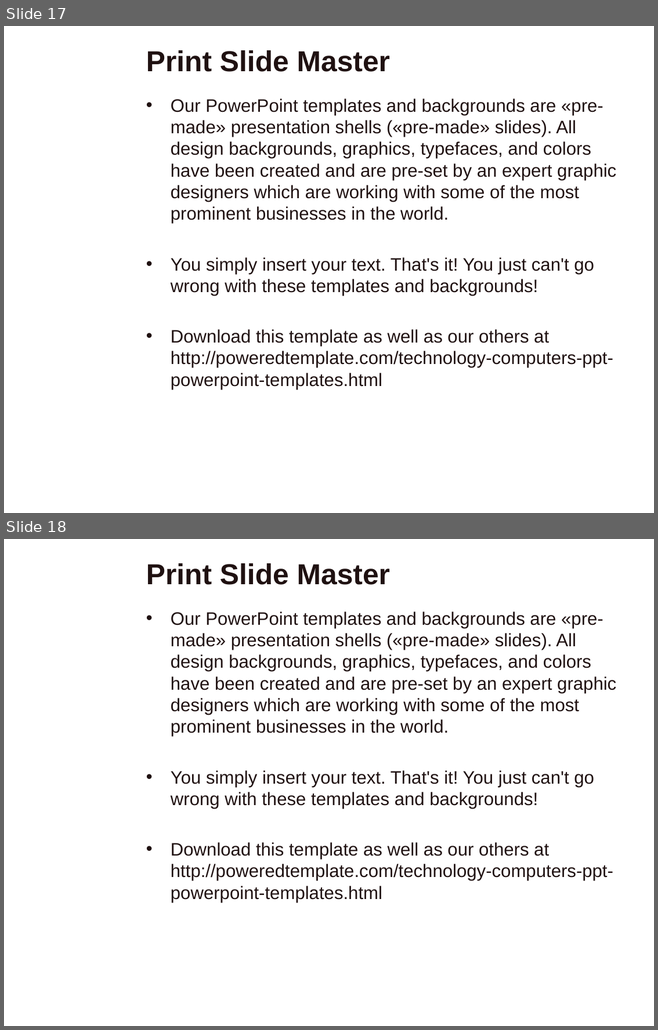
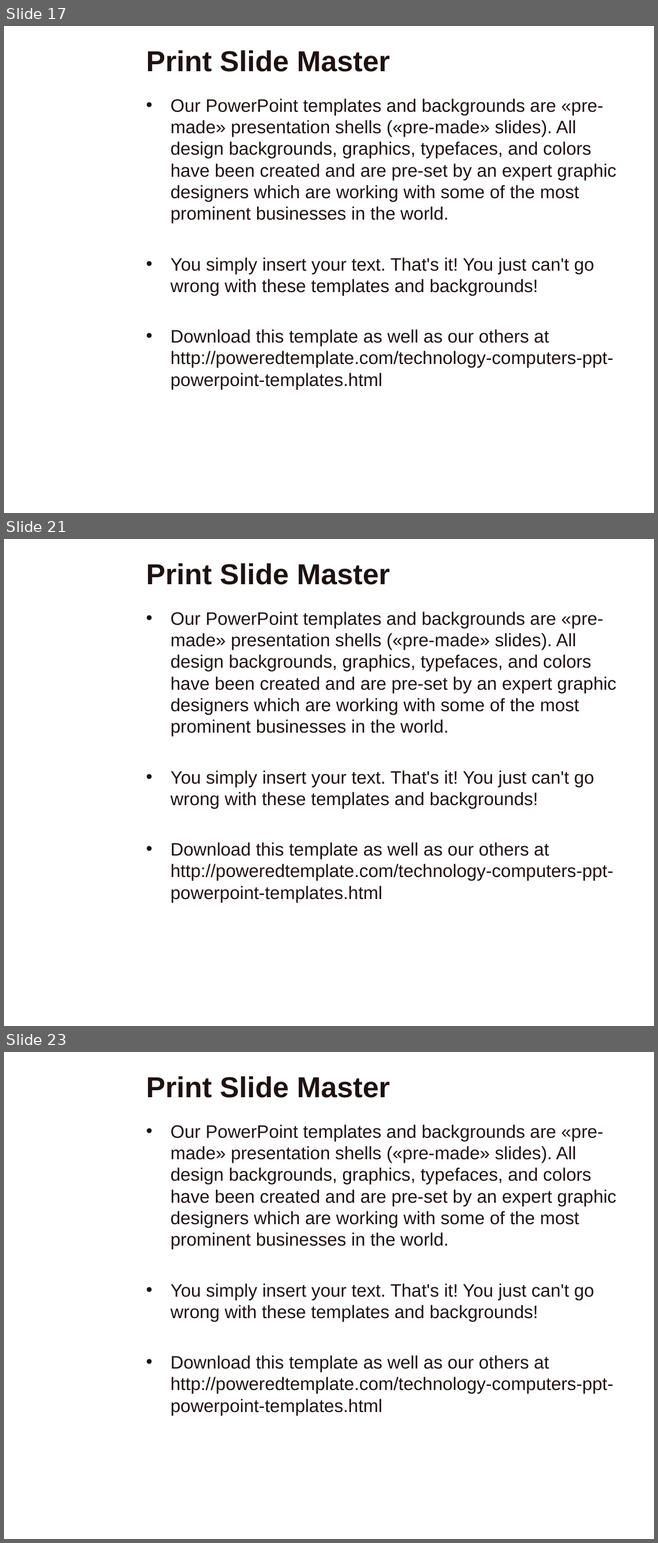
Before and after one commit to VThanhPhuc/CS202-Group-9, a slide deck: Design Pattern.pptx. Shown one above the other, each under a label of ours: slides 17 and 18 before the commit, slides 17, 21 and 23 after it; the slides between them are not shown. The pictures are 658x1030 and 658x1543 pixels, drawn with LibreOffice and Linux fonts; fonts in the diff are those of the drawing; background and template pictures are left out. Boxes give left, top, right and bottom in pixels: in the first picture for what was removed or moved away, otherwise in the second. Text is boxed around its words. In the diff, an @@ line names an element or a change of style, - is before the commit and + after.

```diff
--- a/Design Pattern.pptx
+++ b/Design Pattern.pptx
@@ slide 21 added at <box>4,539,654,1026</box>, background picture (left out) @@
@@ title added at <box>146,563,390,585</box>, 32 pt, text #1F1111, bold @@
+Print Slide Master
@@ text added at <box>170,611,616,903</box>, 20 pt, text #1F1111 @@
+• Our PowerPoint templates and backgrounds are «pre-made» presentation shells («pre-made» slides). All design backgrounds, graphics, typefaces, and colors have been created and are pre-set by an expert graphic designers which are working with some of the most prominent businesses in the world.
+• You simply insert your text. That's it! You just can't go wrong with these templates and backgrounds!
+• Download this template as well as our others at http://poweredtemplate.com/technology-computers-ppt-powerpoint-templates.html
@@ what was slide 18 is now slide 23 @@
```
Also in this commit, not shown: 4 other slides added, 8 other files.
